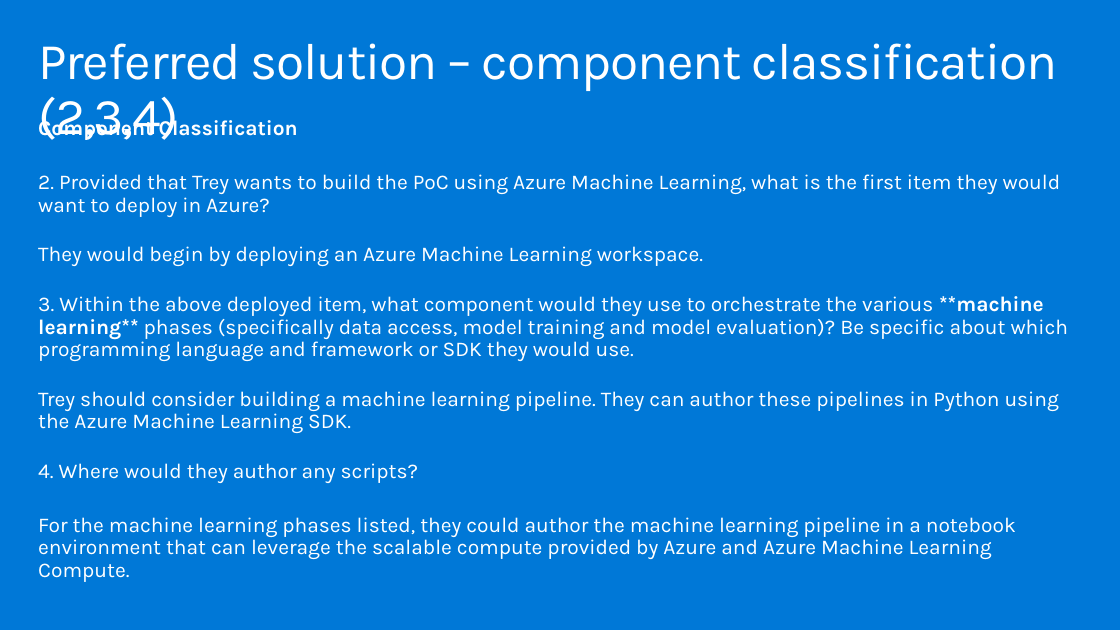
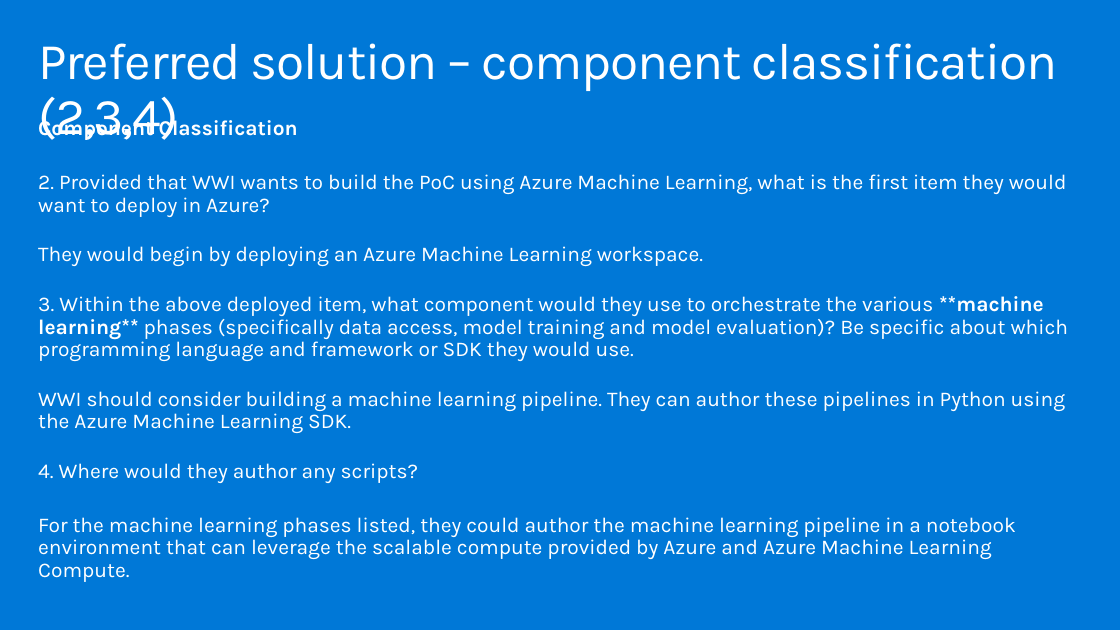
Before and after one commit to tgokal/MCW-ML-Ops, a slide deck: slide 16 of Whiteboard design session/WDS trainer presentation - MLOps.pptx. Drawn at 1120x630 pixels with LibreOffice and Linux fonts; fonts in the diff are those of the drawing. Boxes give left, top, right and bottom in pixels: in the first picture for what was removed or moved away, otherwise in the second. Text is boxed around its words. In the diff, an @@ line names an element or a change of style, - is before the commit and + after.

```diff
--- a/Whiteboard design session/WDS trainer presentation - MLOps.pptx
+++ b/Whiteboard design session/WDS trainer presentation - MLOps.pptx
@@ text at (x1=38, y1=174, x2=1067, y2=217): text changed @@
-2. Provided that Trey wants to build the PoC using Azure Machine Learning, what is the first item they would want to deploy in Azure?
+2. Provided that WWI wants to build the PoC using Azure Machine Learning, what is the first item they would want to deploy in Azure?
@@ text at (x1=38, y1=391, x2=1066, y2=433): text changed @@
-Trey should consider building a machine learning pipeline. They can author these pipelines in Python using the Azure Machine Learning SDK.
+WWI should consider building a machine learning pipeline. They can author these pipelines in Python using the Azure Machine Learning SDK.
```
Also in this commit, not shown: 12 other slides changed, 4 other files.
